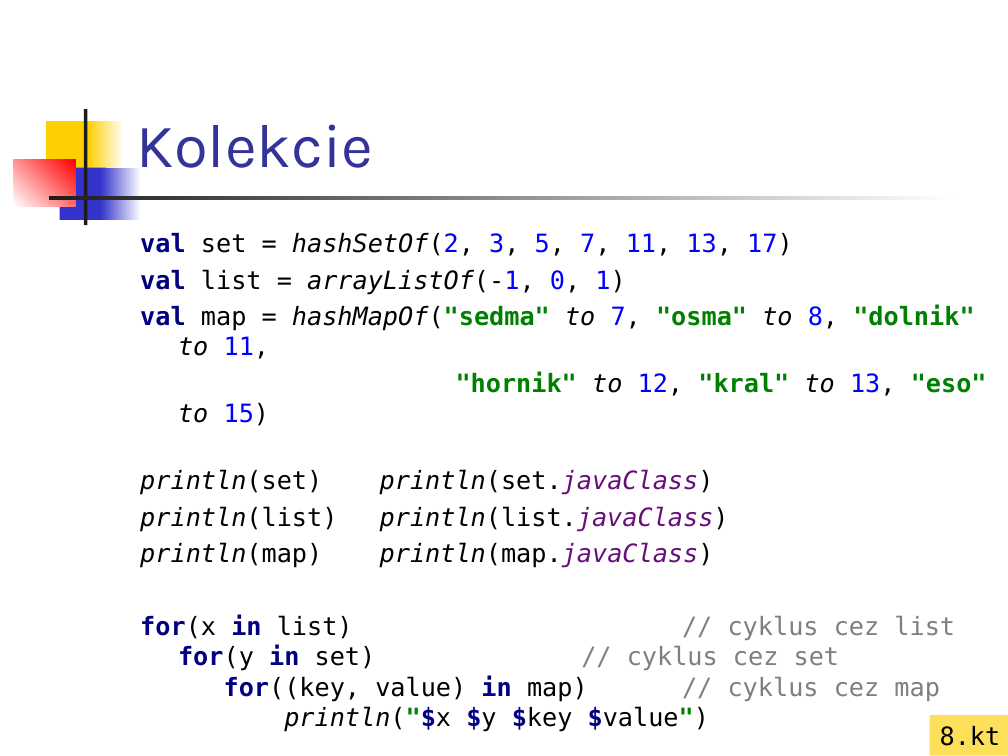
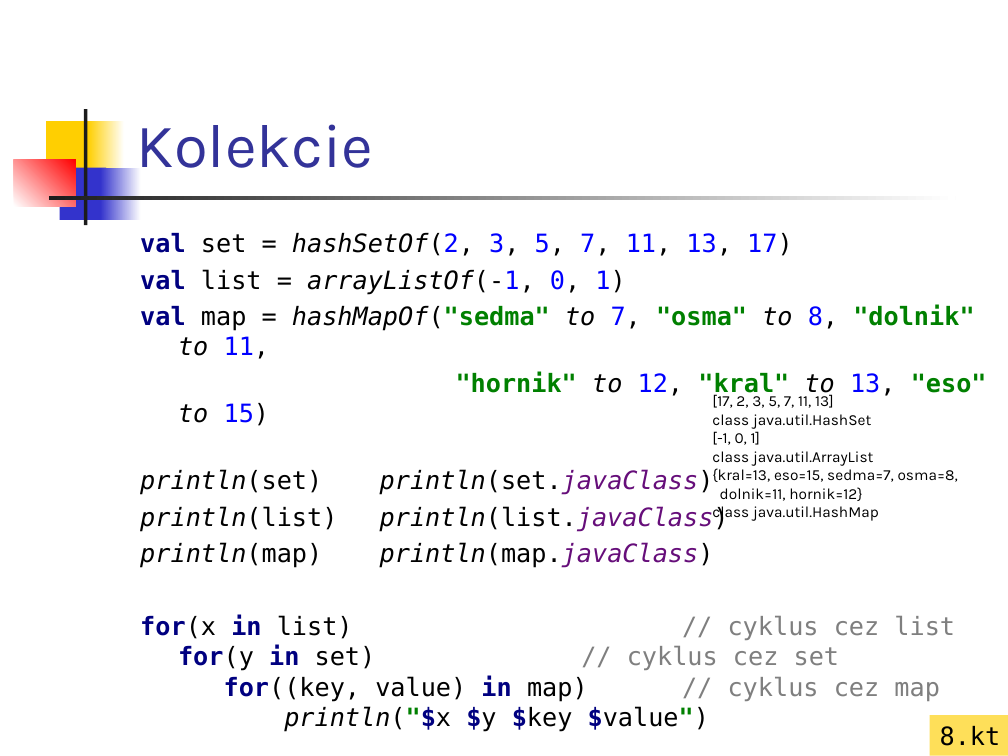
Before and after one commit to vmandro/Prednasky, a slide deck: slide 20 of 01/01_Kotlin.ppt. Drawn at 1008x756 pixels with LibreOffice and Linux fonts; fonts in the diff are those of the drawing. Boxes give left, top, right and bottom in pixels: in the first picture for what was removed or moved away, otherwise in the second. Text is boxed around its words. In the diff, an @@ line names an element or a change of style, - is before the commit and + after.

```diff
--- a/01/01_Kotlin.ppt
+++ b/01/01_Kotlin.ppt
@@ text added at <box>712,394,958,522</box>, 11 pt, text #000000 @@
+[17, 2, 3, 5, 7, 11, 13]
+class java.util.HashSet
+[-1, 0, 1]
+class java.util.ArrayList
+{kral=13, eso=15, sedma=7, osma=8,
+dolnik=11, hornik=12}
+class java.util.HashMap
```
Also in this commit, not shown: 4 other slides changed, 1 slide removed, 4 other files.
